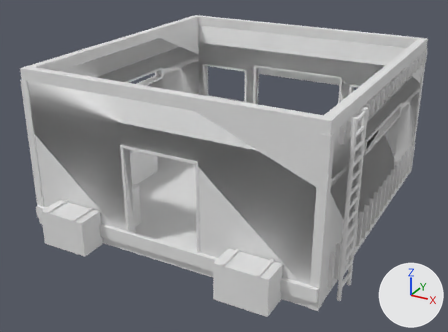
The OBJ model lobo-infinity-portal/public/assets/maps/asterion-campus-20261105-r2/security-1.obj as it was, and as the next commit left it.
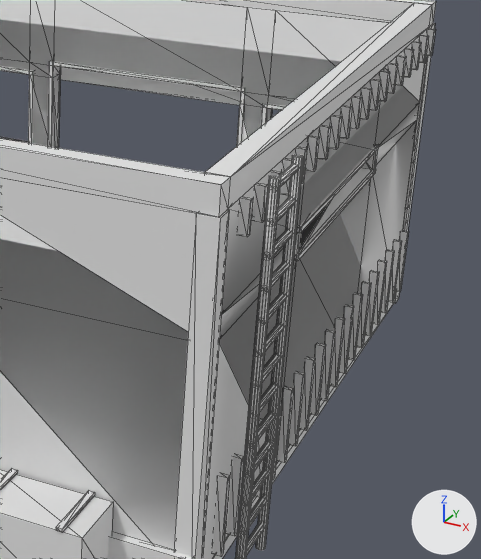
Old and new are each drawn whole from a 50 mm camera at (5.15, -10.09, 5.62) aimed at (-0.06, -0.62, 0.89) and again close up on the part from 52% to 100% of the width and 11% to 87% of the height. The lights are fixed; the arrows at lower right show +X, +Y and +Z. The older version's two pictures come first. The close-ups show mesh edges as thin lines. Where no turn or scale is listed for an object, it has been applied to the vertices.

In view in the first close-up: 'security-1'.
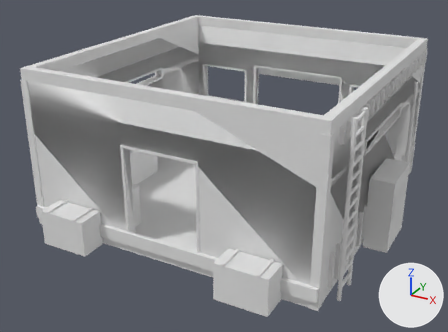
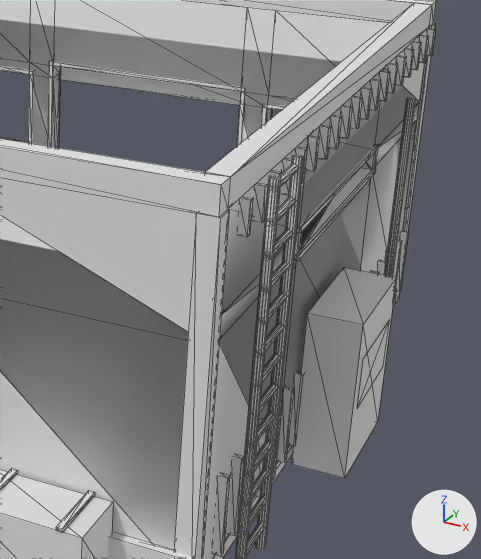
Pixel boxes (x1, y1, x2, y2) of what changed, in the close-ups (481 x 559 px):
part 1 of me_security_1, added: after (292, 268, 397, 478)
part 2 of me_security_1, added: after (385, 98, 415, 277)
part 3 of me_security_1, added: after (357, 319, 390, 408)

The change, as a diff of the scene's bpy script:
```diff
--- a/lobo-infinity-portal/public/assets/maps/asterion-campus-20261105-r2/security-1.obj.py
+++ b/lobo-infinity-portal/public/assets/maps/asterion-campus-20261105-r2/security-1.obj.py
@@ me_security_1 @@
 # used by ob_security_1; location = (0.0, 0.0, 0.0)
 # verts and faces of me_security_1; kept vertices keep their numbers, new ones are numbered from 1602
-me_security_1.from_pydata(...)  # 1602 vertices, 2798 faces; spans x -2.79..2.95, y -3.34..2.97, z 0.0..2.95
+me_security_1.from_pydata(...)  # 1640 vertices, 2860 faces; spans x -2.79..3.19, y -3.34..2.97, z 0.0..2.95
+# me_security_1 part 1: a new loose piece, a box spanning x 2.77..3.18, y -0.75..0.25, z 0.0..1.3
+# me_security_1 part 2: a new loose piece, a 12-sided cylinder along z spanning x 2.88..2.95, y 1.265..1.335, z 0.15..2.45
+# me_security_1 part 3
+verts[1602] = (3.19, -0.65, 0.56)  # pixel (357, 408)
+verts[1603] = (3.19, 0.15, 0.56)  # pixel (383, 366)
+verts[1604] = (3.19, 0.15, 0.98)  # pixel (389, 319)
+verts[1605] = (3.19, -0.65, 0.98)  # pixel (363, 358)
+faces += [(1602, 1603, 1604), (1602, 1604, 1605)]
```
